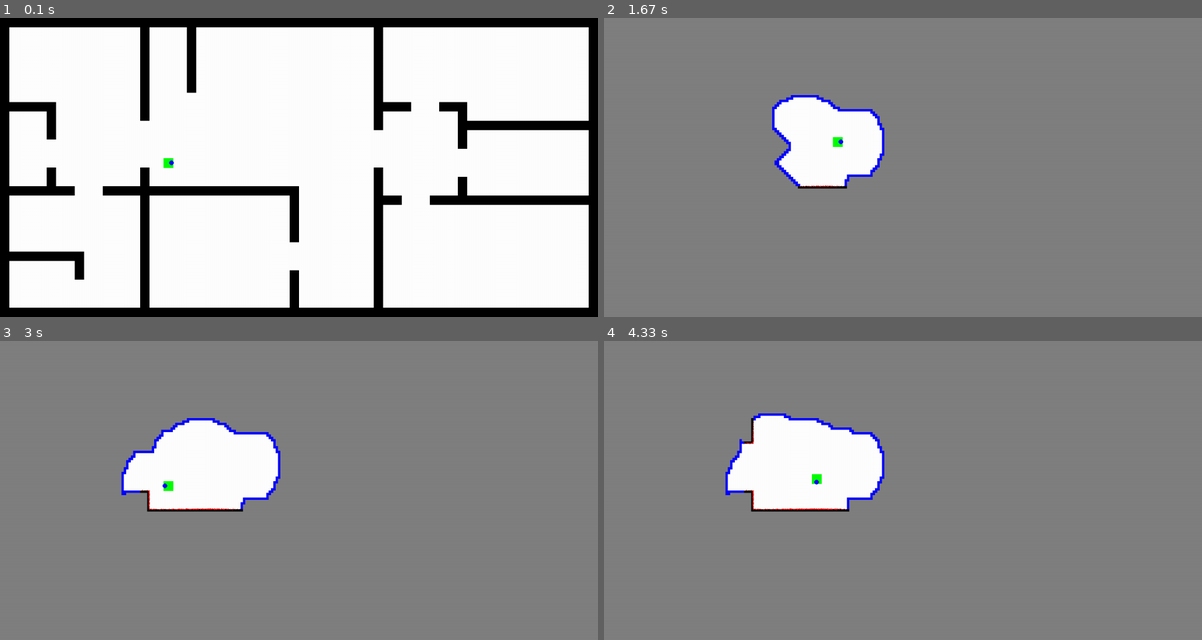
Above: before the commit, frames 1-4 (two rows, left to right).
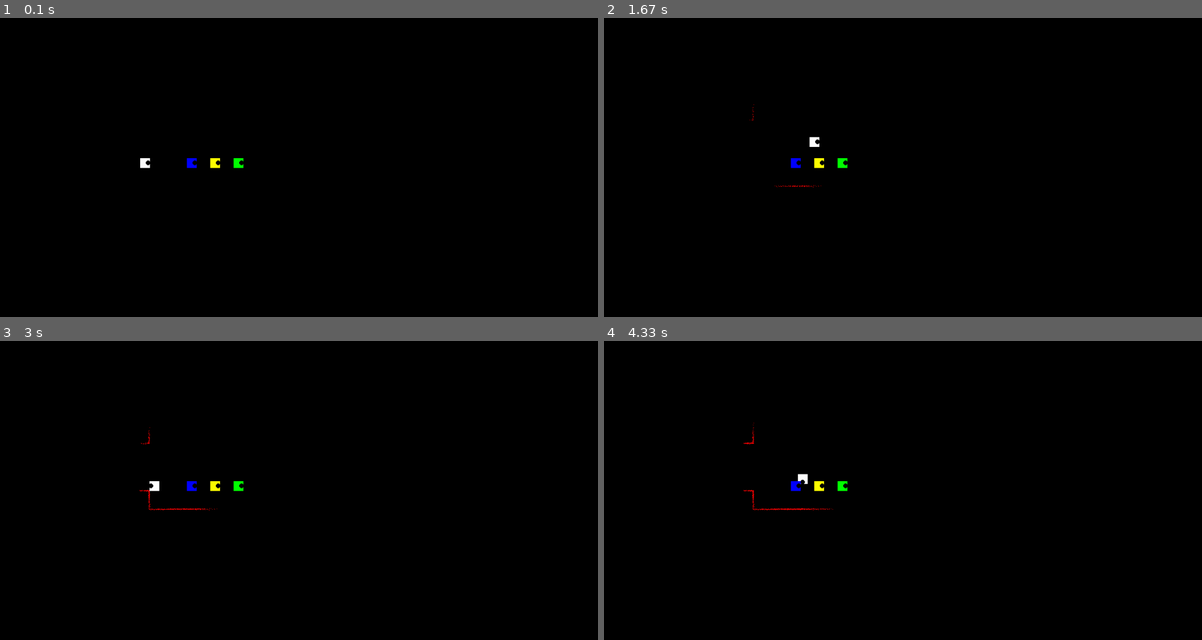
Above: after the commit, the same moments.

Repository: LuisPeMoraRod/drones_exploration_sim
Game: pygame game, started from src/simulation/main.py
The game is run twice, just before and just after one commit, with the same random seed, the same clock (stepped at 60 frames per second) and the same inputs.
Inputs:
- Up to frame 1 (0.1 s): no input
- Up to frame 2 (1.67 s): hold Right 0.33-0.8 s; hold Up 0.83-1.13 s; hold Right 1.17-1.63 s
- Up to frame 3 (3 s): hold Left 1.67-2.2 s; hold Down 2.23-2.53 s; hold Left 2.57-2.97 s
- Up to frame 4 (4.33 s): hold Up 3-3.37 s; hold Right 3.4-4.03 s; hold Down from 4.07 s (still down)

The runs differ from the first frame. In frame 1, 84% of the frame differs, in the area x 1-99%, y 3-97%; in frame 2, 100%, in the area x 0-100%, y 0-100%; in frame 3, 100%; in frame 4, 100%.

Commit message:
feat(orchestrato): create RobotsOrchestrator class to coordinate all robots movements

Diff:
--- a/config/config.json
+++ b/config/config.json
@@ -1 +1 @@
-{"map_file": "/home/luispedro/repos/drones_exploration_sim/images/map.png", "agents_initial_pos": [["15", "45"], ["30", "60"]], "servers_address": ["http://192.168.1.126", "http://192.168.1.127"], "config_status": "ready"}
+{"map_file": "/home/luispedro/repos/drones_exploration_sim/images/map.png", "agents_initial_pos": [["300", "300"], ["400", "300"], ["450", "300"], ["500", "300"]], "servers_address": ["http://192.168.100.65", "", "", ""], "config_status": "ready"}
--- a/src/configurator/configurator.py
+++ b/src/configurator/configurator.py
@@ -1,6 +1,6 @@
 import tkinter as tk
 from tkinter import filedialog
-from constants import CONFIG_W, CONFIG_H, INIT_X, INIT_Y, CONFIG_STATUS
+from constants import CONFIG_W, CONFIG_H, INIT_X, INIT_Y, CONFIG_STATUS, MAX_AGENTS
 import json
 
 
@@ -78,7 +78,7 @@
 
     def increment_agents(self):
         # Increment agents up to a maximum of 5 and add a new row
-        if self.agents < 5:
+        if self.agents <= MAX_AGENTS:
             self.agents += 1
             self.update_agents_label()
             self.add_agent_row()
--- a/src/configurator/constants.py
+++ b/src/configurator/constants.py
@@ -9,3 +9,5 @@
 INIT_Y = 11
 
 CONFIG_STATUS = {"READY": "ready", "INTERRUPTED": "interrupted"}
+
+MAX_AGENTS = 4
--- a/src/simulation/constants.py
+++ b/src/simulation/constants.py
@@ -6,6 +6,7 @@
     "RED": (255, 0, 0),
     "GREEN": (0, 255, 0),
     "BLUE": (0, 0, 255),
+    "YELLOW": (255, 255, 0),
     "GRAY": (128, 128, 128),
 }
 
@@ -44,3 +45,5 @@
 }
 
 GRID_CELL_DIMENTIONS: tuple = (5, 5)
+
+MAX_AGENTS = 4
--- a/src/simulation/main.py
+++ b/src/simulation/main.py
@@ -2,18 +2,21 @@
 from robot import Robot
 import constants
 import pygame
+from robots_orchestrator import RobotsOrchestrator
+from utils import config_file_data
 
 if __name__ == "__main__":
+    # get configuration data
+    config_data = config_file_data()
+
     # Initialize the environment
-    environment = Map(constants.MAP_DIMENSIONS)
+    environment = Map(constants.MAP_DIMENSIONS, config_data.get("map_file"))
 
     # Initalize single robot
-    robot = Robot(
-        environment, (350, 300), constants.COLORS["GREEN"], constants.COLORS["BLUE"]
-    )
+    orchestrator = RobotsOrchestrator(environment)
 
     # Fill the map with black color
-    # environment.map.fill(constants.COLORS["BLACK"])
+    environment.map.fill(constants.COLORS["BLACK"])
     environment.resultMap = environment.map.copy()
 
     # Initialize Pygame
@@ -31,9 +34,8 @@
         # Display the map with the updated data
         environment.map.blit(environment.resultMap, (0, 0))
 
-        # Move robot on key press
-        robot.move()
-        robot.draw(environment.map)
+        # Move robots
+        orchestrator.move_robots()
 
         pygame.display.flip()
 
--- a/src/simulation/map.py
+++ b/src/simulation/map.py
@@ -4,12 +4,10 @@
 
 
 class Map:
-    def __init__(self, MapDimensions: tuple) -> None:
+    def __init__(self, MapDimensions: tuple, mapFile: str) -> None:
         pygame.init()
         self.pointsCloud = []  # List of points to be displayed on the map
-        self.mapImage = pygame.image.load(
-            "images/map.png"
-        )  # Load the reference map image
+        self.mapImage = pygame.image.load(mapFile)  # Load the reference map image
         self.map_w, self.map_h = MapDimensions
         self.map = None
         self.displayMap()
--- a/src/simulation/robot.py
+++ b/src/simulation/robot.py
@@ -71,9 +71,9 @@
         data = self.laser.sense()
         self.grid.setGrid(self.laser.grid)
         self.grid.breadthFirstSearch(self.position)  # find the frontiers
-        self.environment.showGrid(
-            self.grid.getGrid()
-        )  # Display the exploration grid on the map
+        # self.environment.showGrid(
+        #     self.grid.getGrid()
+        # )  # Display the exploration grid on the map
         self.environment.storeData(data)  # Update the map with the sensor data
 
     def draw(self, surface: pygame.Surface):
--- /dev/null
+++ b/src/simulation/robots_orchestrator.py
@@ -0,0 +1,52 @@
+from robot import Robot
+from map import Map
+from constants import COLORS, MAX_AGENTS
+from utils import config_file_data
+import json
+
+
+class RobotsOrchestrator:
+    """
+    Orchestrates the robots movement for the distributed frontier-based exploration
+    """
+
+    def __init__(self, environment: Map) -> None:
+        self.environment = environment
+        self.robots = self.create_robots()
+
+    def create_robots(self):
+        """
+        Create robots instances based on configuration file data
+        """
+        colors = [
+            COLORS["WHITE"],
+            COLORS["BLUE"],
+            COLORS["YELLOW"],
+            COLORS["GREEN"],
+        ]
+        config_data = config_file_data()
+        initial_positions = config_data.get("agents_initial_pos")
+
+        robots = []
+        if config_data:
+            for i in range(len(initial_positions)):
+
+                robot = Robot(
+                    self.environment,
+                    (
+                        int(config_data.get("agents_initial_pos")[i][0]),
+                        int(config_data.get("agents_initial_pos")[i][1]),
+                    ),
+                    colors[i % MAX_AGENTS],
+                    COLORS["BLACK"],
+                )
+                robots.append(robot)
+        return robots
+
+    def move_robots(self):
+        """
+        Orchestrates the robots movement
+        """
+        self.robots[0].move()  # change this later. For now, only one robot is moving
+        for robot in self.robots:
+            robot.draw(self.environment.map)
--- /dev/null
+++ b/src/simulation/utils.py
@@ -0,0 +1,11 @@
+import json
+
+
+def config_file_data():
+    try:
+        # Read configuration file and return the data
+        with open("./config/config.json", "r") as f:
+            return json.load(f)
+    except (FileNotFoundError, json.JSONDecodeError) as e:
+        print(f"Error loading configuration file: {e}")
+        return None
